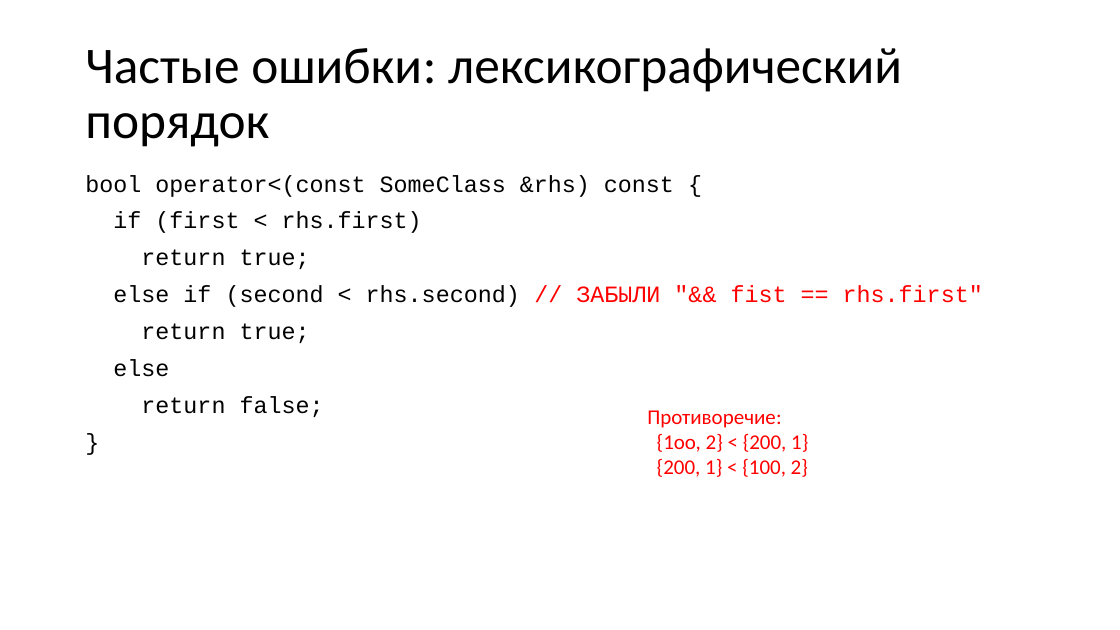
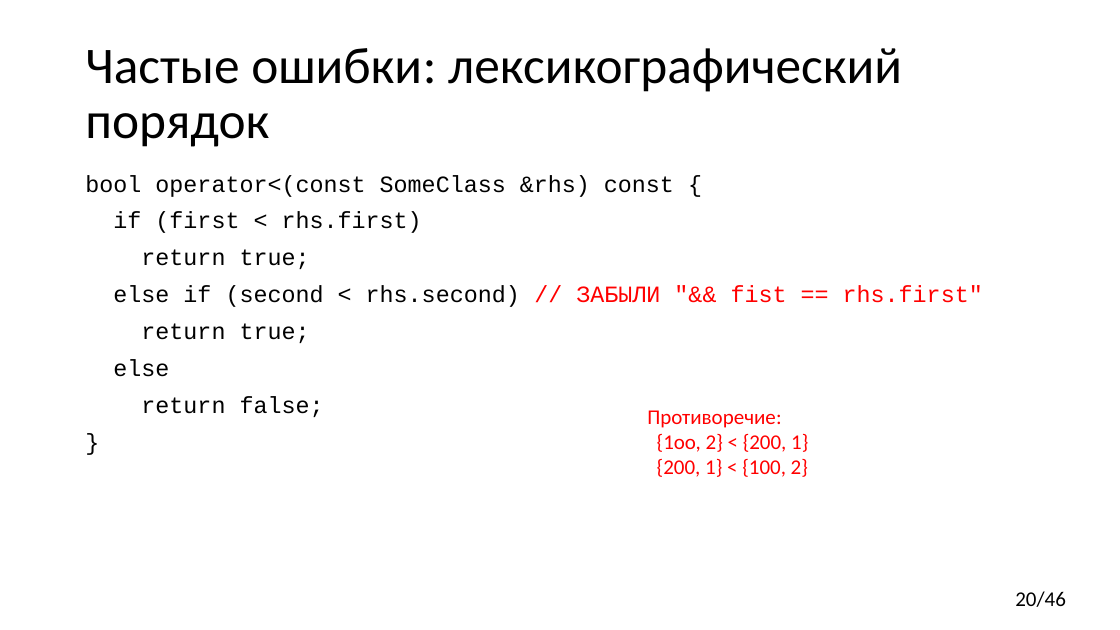
Before and after one commit to yugr/CppRussia, a slide deck: slide 20 of 2023/RU.pptx (slide 18 before the commit). Drawn at 1120x630 pixels with LibreOffice and Linux fonts; fonts in the diff are those of the drawing. Boxes give left, top, right and bottom in pixels: in the first picture for what was removed or moved away, otherwise in the second. Text is boxed around its words. In the diff, an @@ line names an element or a change of style, - is before the commit and + after.

```diff
--- a/2023/RU.pptx
+++ b/2023/RU.pptx
@@ page number added at (1015,591,1066,607), 18 pt, text #000000 @@
+20/46
```
Also in this commit, not shown: 43 other slides changed, 2 slides added.
